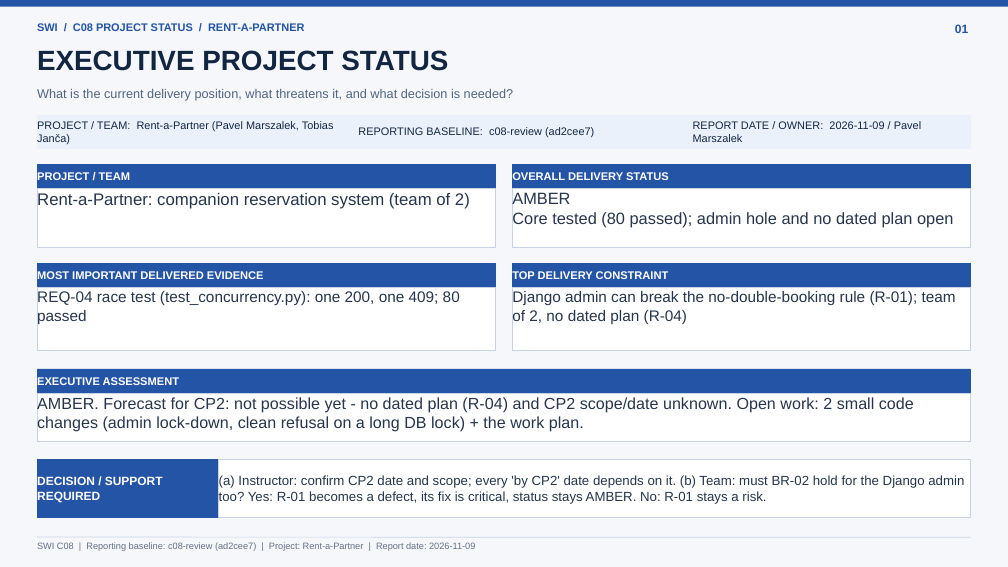
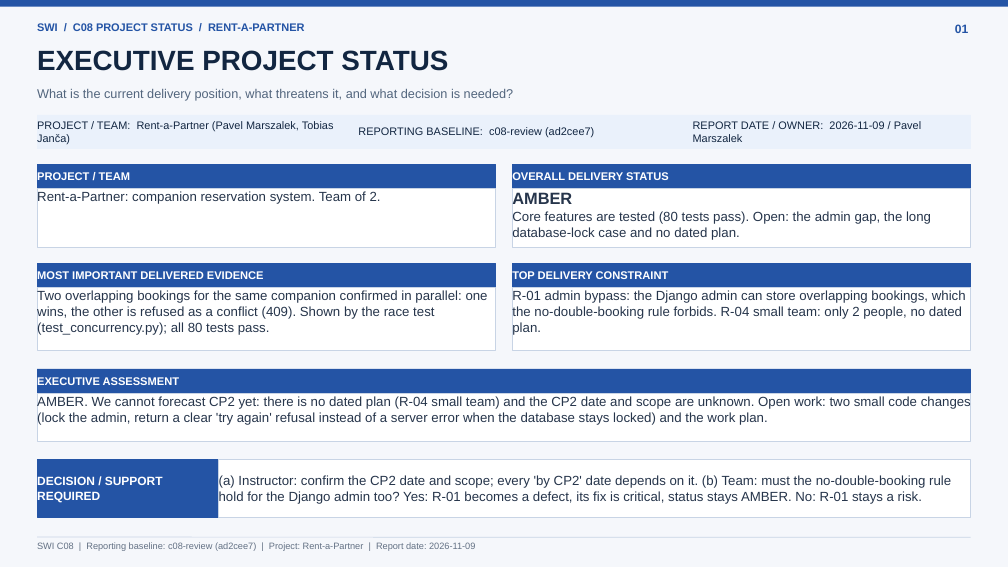
Before and after one commit to palcat13/SWI-Projekt, a slide deck: slide 1 of docs/c08-project-status.pptx. Drawn at 1008x567 pixels with LibreOffice and Linux fonts; fonts in the diff are those of the drawing. Boxes give left, top, right and bottom in pixels: in the first picture for what was removed or moved away, otherwise in the second. Text is boxed around its words. In the diff, an @@ line names an element or a change of style, - is before the commit and + after.

```diff
--- a/docs/c08-project-status.pptx
+++ b/docs/c08-project-status.pptx
@@ text in rectangle at <box>37,191,381,205</box>: text changed; size 16 to 12.6 pt @@
-Rent-a-Partner: companion reservation system (team of 2)
+Rent-a-Partner: companion reservation system. Team of 2.
@@ text in rectangle at <box>512,191,572,208</box>: bold on in "AMBER" @@
@@ text in rectangle at <box>512,210,931,240</box>: text changed; size 15.6 to 12.6 pt @@
-Core tested (80 passed); admin hole and no dated plan open
+Core features are tested (80 tests pass). Open: the admin gap, the long database-lock case and no dated plan.
@@ text in rectangle at <box>37,290,488,336</box>: text changed; size 14.6 to 12.6 pt @@
-REQ-04 race test (test_concurrency.py): one 200, one 409; 80 passed
+Two overlapping bookings for the same companion confirmed in parallel: one wins, the other is refused as a conflict (409). Shown by the race test (test_concurrency.py); all 80 tests pass.
@@ text in rectangle at <box>512,290,966,336</box>: text changed; size 14.6 to 12.6 pt @@
-Django admin can break the no-double-booking rule (R-01); team of 2, no dated plan (R-04)
+R-01 admin bypass: the Django admin can store overlapping bookings, which the no-double-booking rule forbids. R-04 small team: only 2 people, no dated plan.
@@ text in rectangle at <box>37,396,971,425</box>: text changed; size 15.3 to 12.6 pt @@
-AMBER. Forecast for CP2: not possible yet - no dated plan (R-04) and CP2 scope/date unknown. Open work: 2 small code changes (admin lock-down, clean refusal on a long DB lock) + the work plan.
+AMBER. We cannot forecast CP2 yet: there is no dated plan (R-04 small team) and the CP2 date and scope are unknown. Open work: two small code changes (lock the admin, return a clear 'try again' refusal instead of a server error when the database stays locked) and the work plan.
@@ text in rectangle at <box>219,475,951,504</box>: text changed @@
-(a) Instructor: confirm CP2 date and scope; every 'by CP2' date depends on it. (b) Team: must BR-02 hold for the Django admin too? Yes: R-01 becomes a defect, its fix is critical, status stays AMBER. No: R-01 stays a risk.
+(a) Instructor: confirm the CP2 date and scope; every 'by CP2' date depends on it. (b) Team: must the no-double-booking rule hold for the Django admin too? Yes: R-01 becomes a defect, its fix is critical, status stays AMBER. No: R-01 stays a risk.
```
Also in this commit, not shown: 5 other slides changed.
